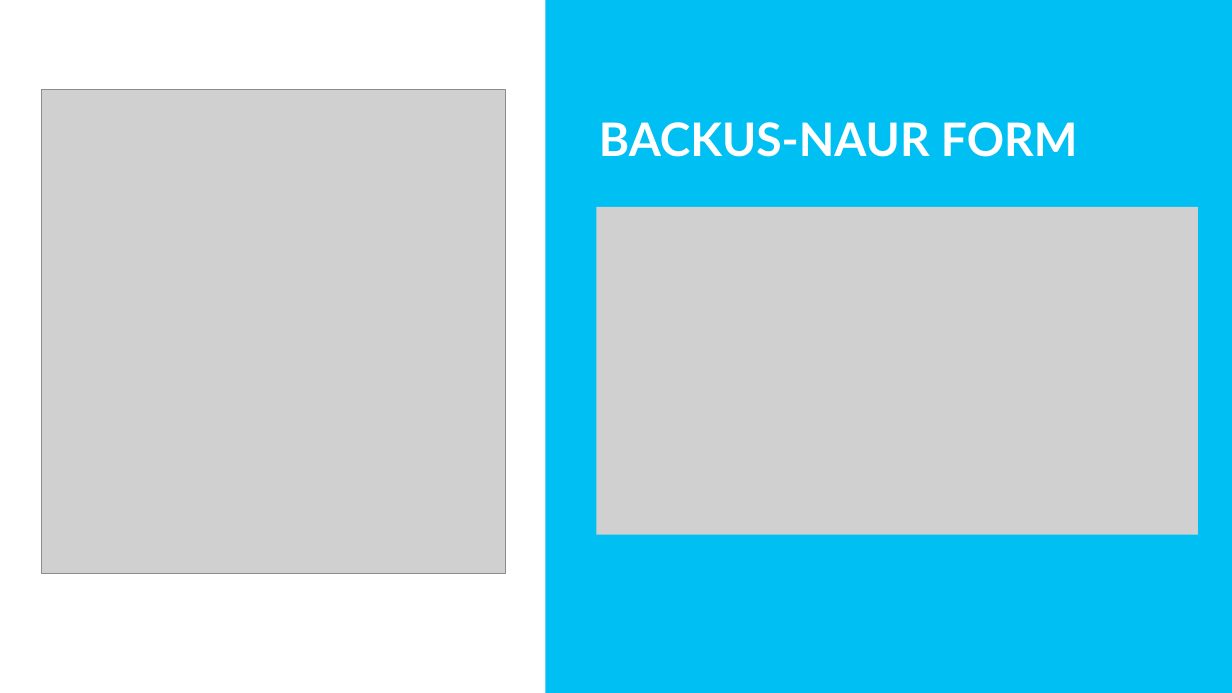
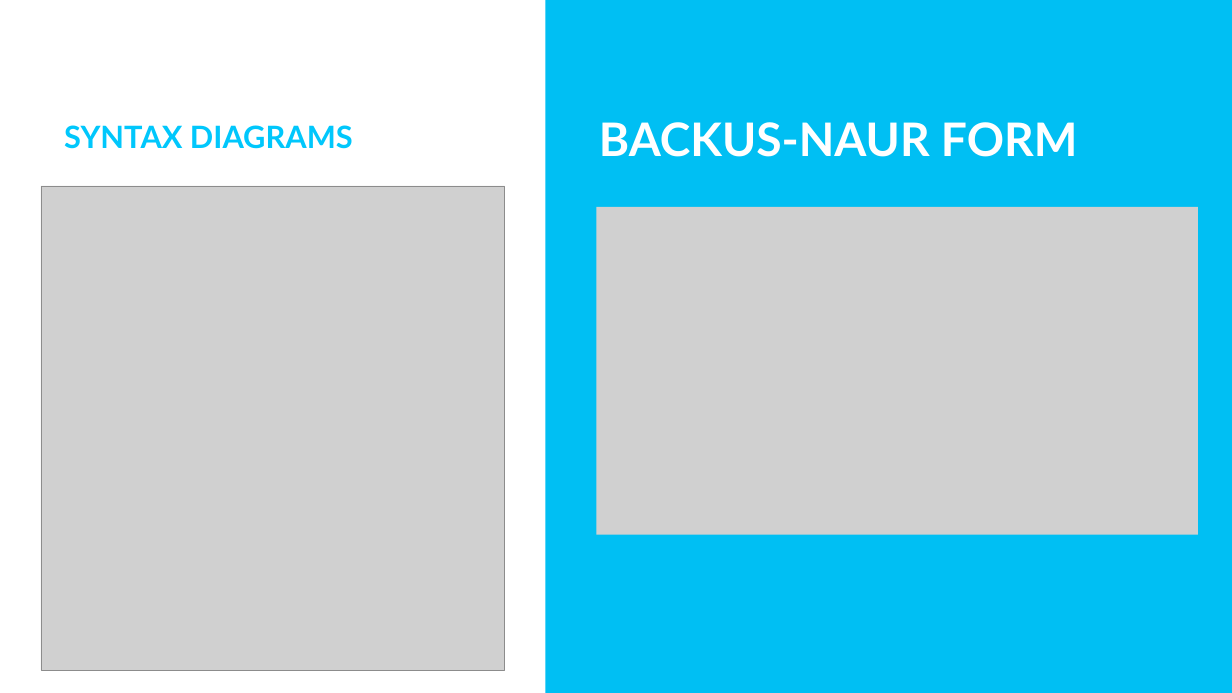
Before and after one commit to TommyWoodley/teaching, a slide deck: slide 7 of ALevel/RegularAndContextFreeLanguages/RegularExpressionsAndContextFreeLanguages.pptx. Drawn at 1232x693 pixels with LibreOffice and Linux fonts; fonts in the diff are those of the drawing; grey boxes stand for pictures. Boxes give left, top, right and bottom in pixels: in the first picture for what was removed or moved away, otherwise in the second. Text is boxed around its words. In the diff, an @@ line names an element or a change of style, - is before the commit and + after.

```diff
--- a/ALevel/RegularAndContextFreeLanguages/RegularExpressionsAndContextFreeLanguages.pptx
+++ b/ALevel/RegularAndContextFreeLanguages/RegularExpressionsAndContextFreeLanguages.pptx
@@ text added at [64,125,353,149], 48 pt, text #00C7FC, bold @@
+SYNTAX DIAGRAMS
@@ picture: place and size @@
-picture at [42,89,505,573]
+picture at [41,186,504,670]
```
Also in this commit, not shown: 3 other slides changed, 5 other files.
